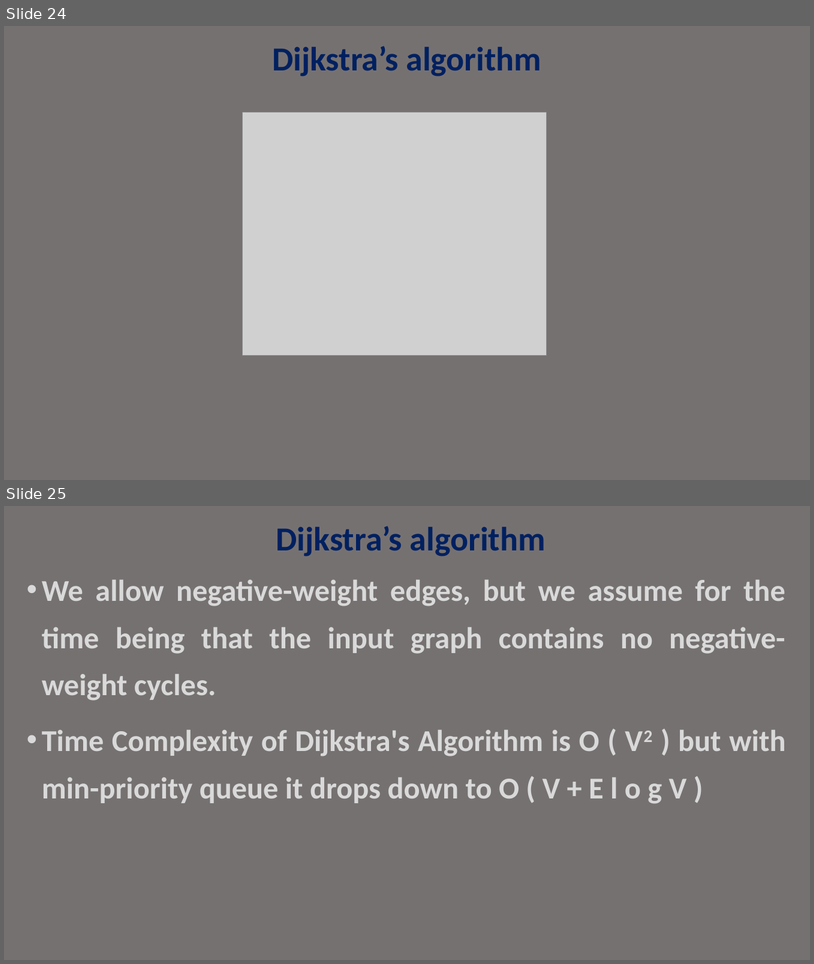
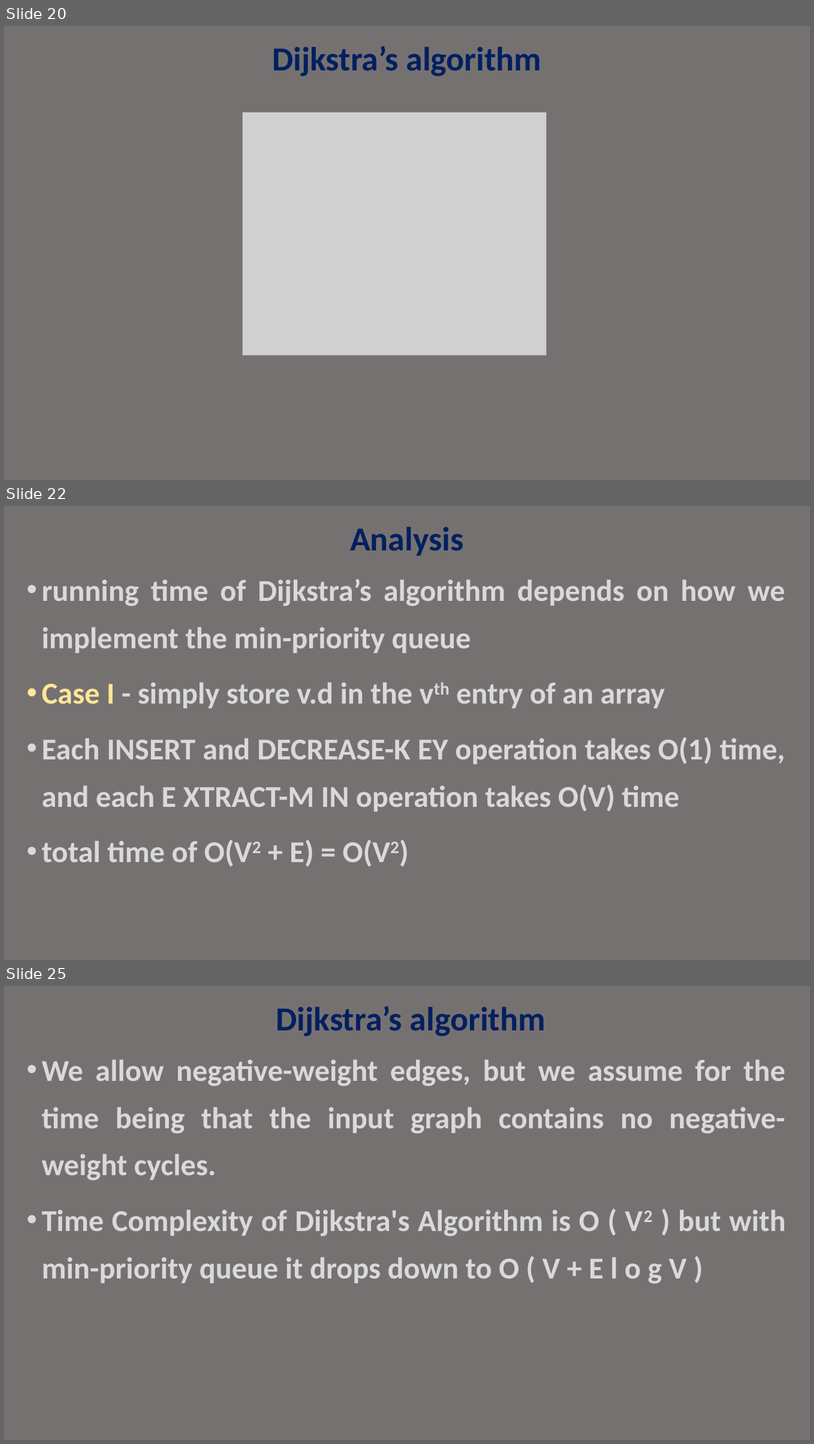
Before and after one commit to janakimeena/Old_Repo_22, a slide deck: Ex11a/dijkstra.pptx. Shown one above the other, each under a label of ours: slides 24 and 25 before the commit, slides 20, 22 and 25 after it; the slides between them are not shown. The pictures are 814x964 and 814x1444 pixels, drawn with LibreOffice and Linux fonts; fonts in the diff are those of the drawing; grey boxes stand for pictures. Boxes give left, top, right and bottom in pixels: in the first picture for what was removed or moved away, otherwise in the second. Text is boxed around its words. In the diff, an @@ line names an element or a change of style, - is before the commit and + after.

```diff
--- a/Ex11a/dijkstra.pptx
+++ b/Ex11a/dijkstra.pptx
@@ slide 22 added at box(4, 506, 810, 960), background #767171 @@
@@ title added at box(350, 527, 464, 556), 40 pt, text #002060, bold @@
+Analysis
@@ text added at box(42, 579, 786, 866), 36 pt, text #D9D9D9, bold @@
+• running time of Dijkstra’s algorithm depends on how we implement the min-priority queue
+• Case I - simply store v.d in the vth entry of an array
+• Each INSERT and DECREASE-K EY operation takes O(1) time, and each E XTRACT-M IN operation takes O(V) time
+• total time of O(V2 + E) = O(V2)
@@ what was slide 24 is now slide 20 @@
```
Also in this commit, not shown: 2 slides changed, 28 other slides added, 2 slides removed, 1 other file.
